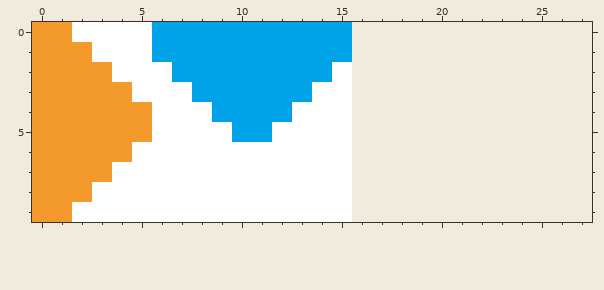
File history of a pixel-art sprite, src/main/resources/original_spritesheets/miscellaneous.png. This is how it looked before the edit.
The file is 16x10 pixels. The old version is drawn lined up with the new one, on the new canvas.
After:
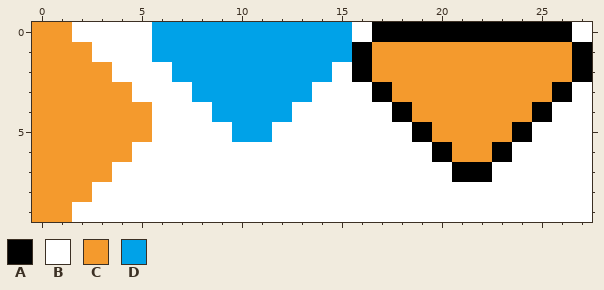
Palette (. is transparent): A #000000  B #ffffff  C #f49a2d  D #00a2e8
Diff:
{"change": "canvas 16x10 -> 28x10"}
{"y":0,"x":16,"old":"............","new":"BAAAAAAAAAAB"}
{"y":1,"x":16,"old":"............","new":"ACCCCCCCCCCA"}
{"y":2,"x":16,"old":"............","new":"ACCCCCCCCCCA"}
{"y":3,"x":16,"old":"............","new":"BACCCCCCCCAB"}
{"y":4,"x":16,"old":"............","new":"BBACCCCCCABB"}
{"y":5,"x":16,"old":"............","new":"BBBACCCCABBB"}
{"y":6,"x":16,"old":"............","new":"BBBBACCABBBB"}
{"y":7,"x":16,"old":"............","new":"BBBBBAABBBBB"}
{"y":8,"x":16,"old":"............","new":"BBBBBBBBBBBB"}
{"y":9,"x":16,"old":"............","new":"BBBBBBBBBBBB"}
{"label":"added","picture_box":[352,22,592,222]}
